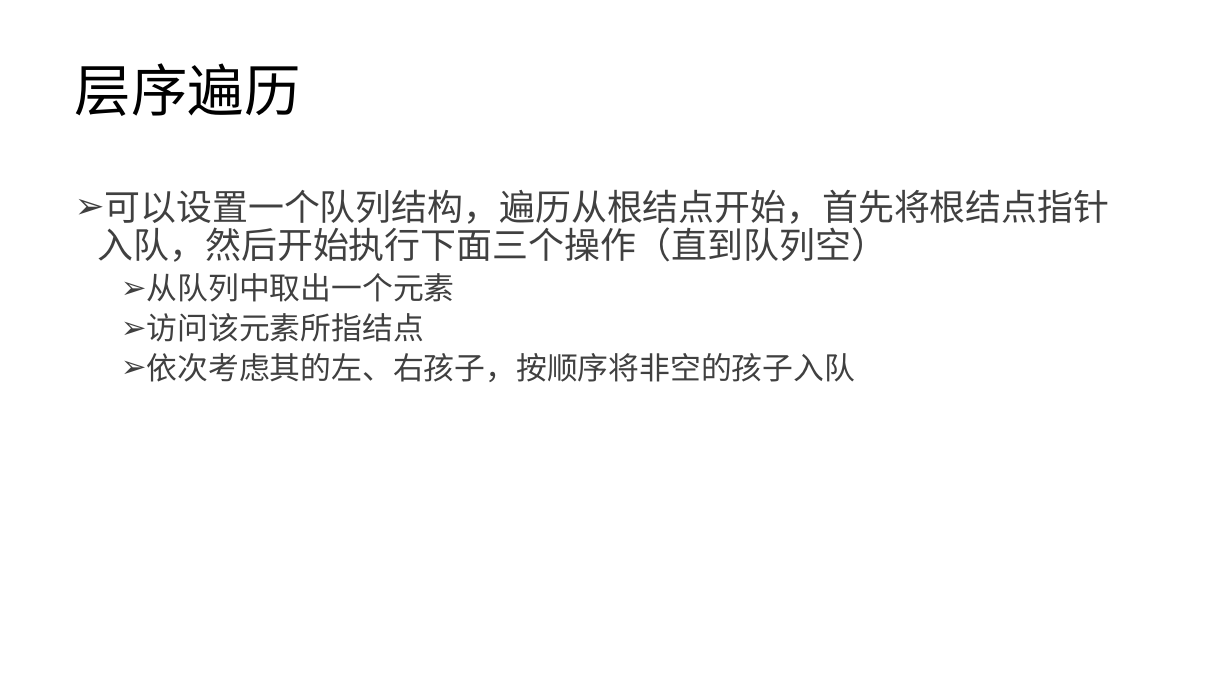
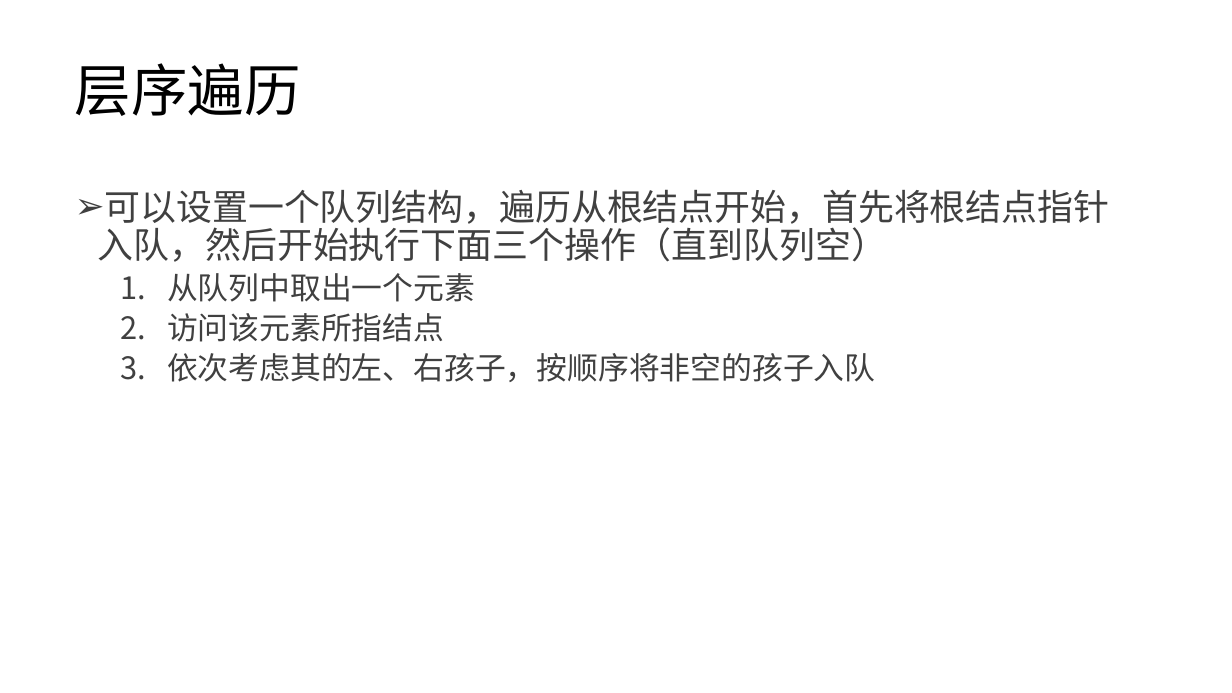
Before and after one commit to lezhang-thu/data-structure, a slide deck: slide 14 of tree/2022秋季-数据结构-第4章-树a.pptx. Drawn at 1232x693 pixels with LibreOffice and Linux fonts; fonts in the diff are those of the drawing. Boxes give left, top, right and bottom in pixels: in the first picture for what was removed or moved away, otherwise in the second. Text is boxed around its words. In the diff, an @@ line names an element or a change of style, - is before the commit and + after.

```diff
--- a/tree/2022秋季-数据结构-第4章-树a.pptx
+++ b/tree/2022秋季-数据结构-第4章-树a.pptx
@@ text "可以设置一个队列结构，遍历从根结点开始，首先将根结点指针入队，然后开始执行下面三个操作（直到队列空）" at [98, 189, 1110, 382]: font Arial to Noto Sans Mono; bullet ➢ to 1. @@
```
Also in this commit, not shown: 13 other slides changed, 2 other files.
